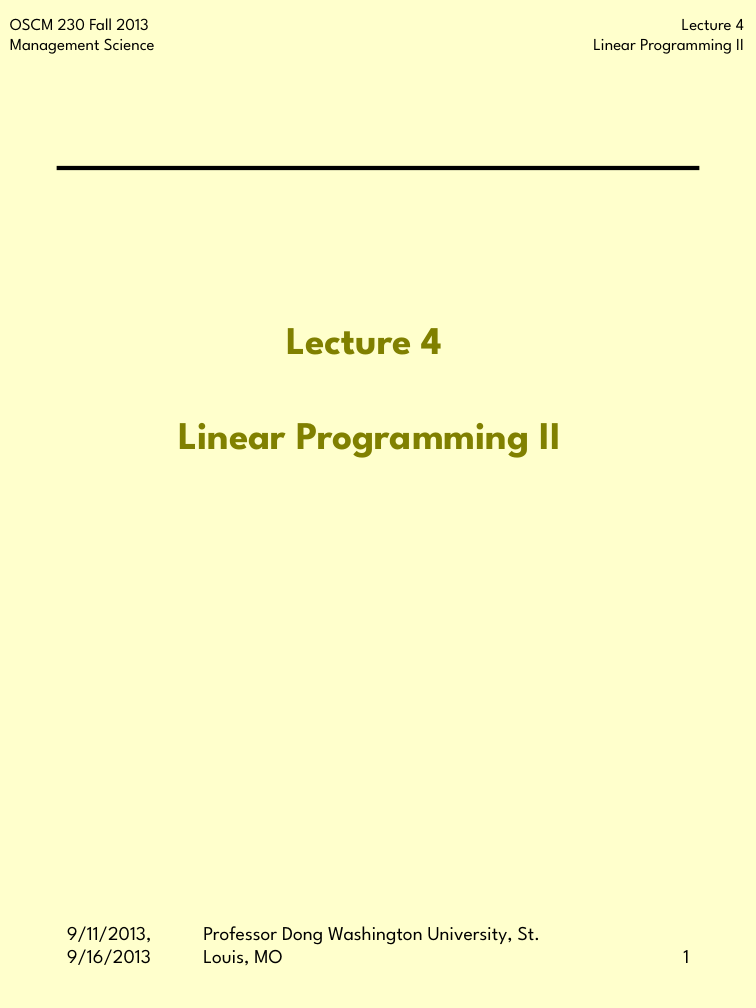
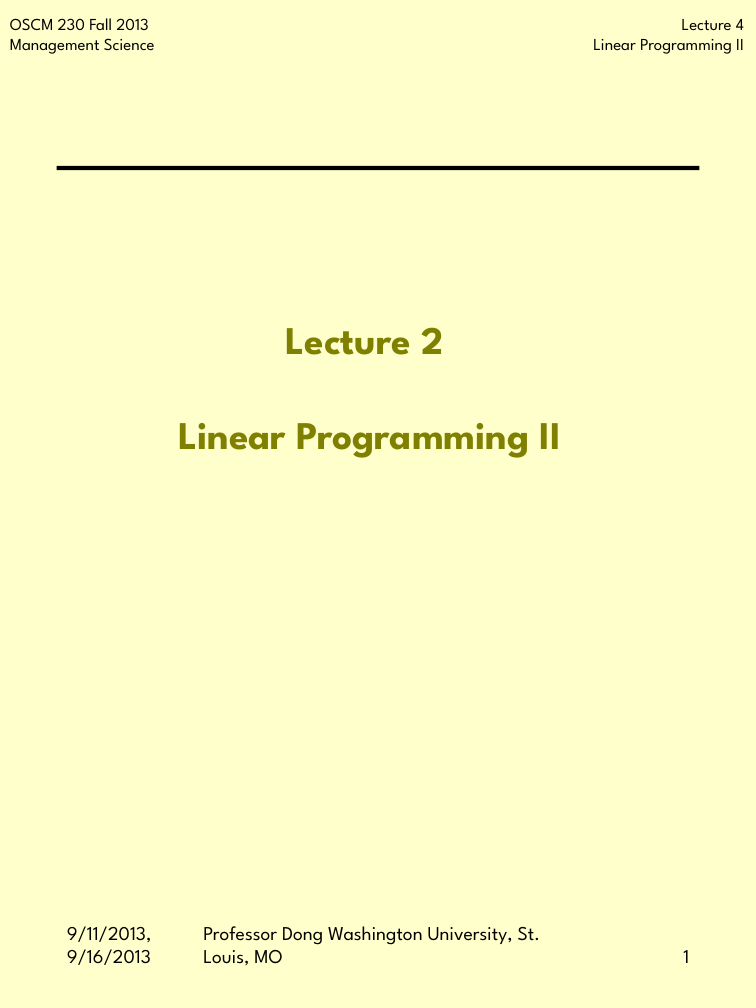
Before and after one commit to jbf232/OSCM230, a slide deck: slide 1 of Fall 2015/Lectures/Lecture 2 Simplex /Lecture_2_simplex.pptx. Drawn at 756x1008 pixels with LibreOffice and Linux fonts; fonts in the diff are those of the drawing; background and template pictures are left out. Boxes give left, top, right and bottom in pixels: in the first picture for what was removed or moved away, otherwise in the second. Text is boxed around its words. In the diff, an @@ line names an element or a change of style, - is before the commit and + after.

```diff
--- a/Fall 2015/Lectures/Lecture 2 Simplex /Lecture_2_simplex.pptx
+++ b/Fall 2015/Lectures/Lecture 2 Simplex /Lecture_2_simplex.pptx
@@ title at box(179, 327, 561, 458): text changed @@
-Lecture 4
-Linear Programming II
+Lecture 2
+Linear Programming II
```
Also in this commit, not shown: 14 other files.
